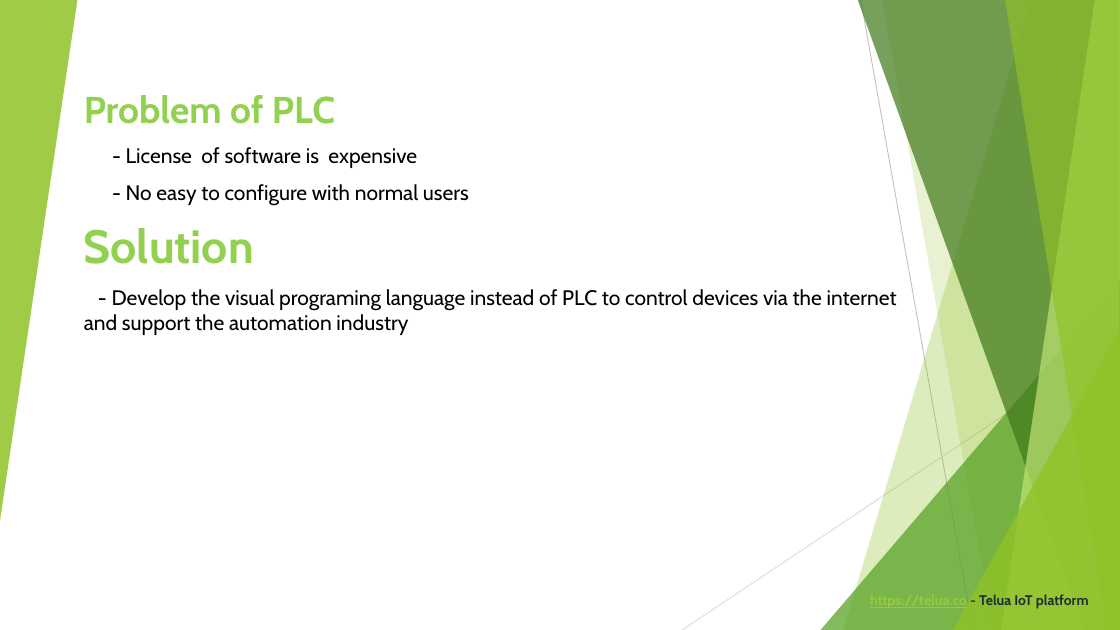
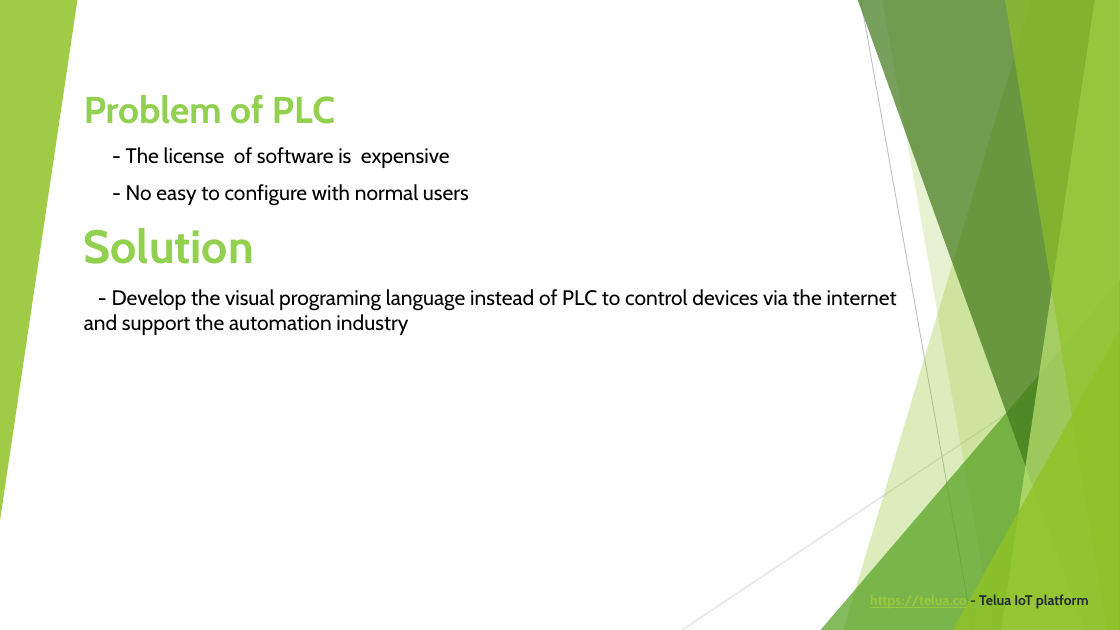
Before and after one commit to letrthong/telua_esp32_sensor, a slide deck: slide 3 of esp32_hardware/Telua_Pitch_Deck.pptx. Drawn at 1120x630 pixels with LibreOffice and Linux fonts; fonts in the diff are those of the drawing. Boxes give left, top, right and bottom in pixels: in the first picture for what was removed or moved away, otherwise in the second. Text is boxed around its words. In the diff, an @@ line names an element or a change of style, - is before the commit and + after.

```diff
--- a/esp32_hardware/Telua_Pitch_Deck.pptx
+++ b/esp32_hardware/Telua_Pitch_Deck.pptx
@@ subtitle at (126, 147, 450, 168): text changed @@
-- License of software is expensive
+- The license of software is expensive
```
Also in this commit, not shown: 1 other slide changed, 1 other file.
